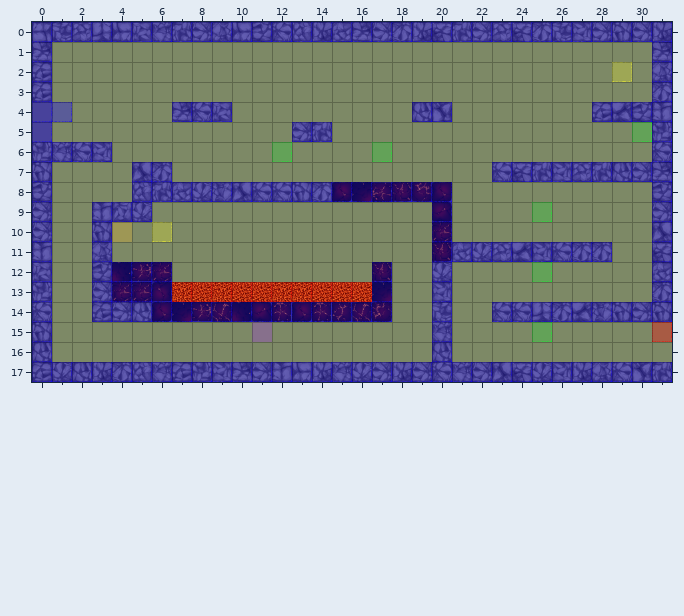
Level history. Tiled map: Spellington/src/res/map/mapDungeon5.tmx. The picture above is the old version.
Cells are 50x50 px. Shown: x 0..31, y 0..17.
Once edited:
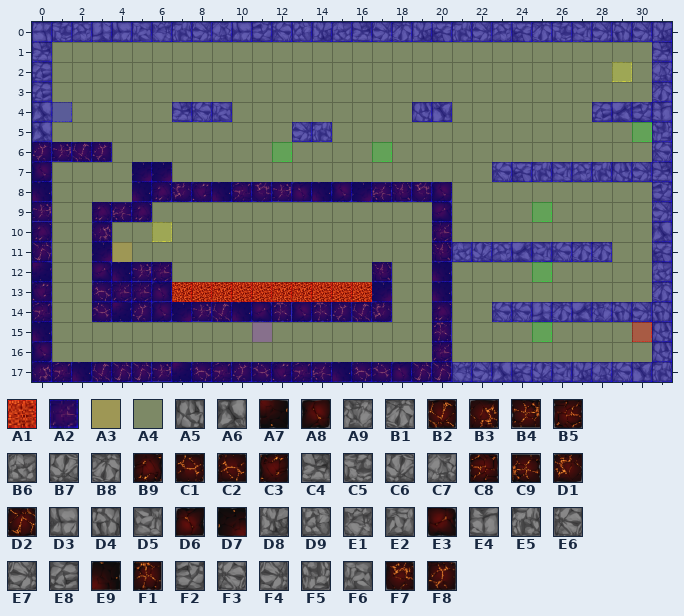
Key: from "collisionTile": A1 0, A2 3, A3 7, A4 11; from "dungeonTile": A5 1, A6 3, A7 6, A8 7, A9 8, B1 9, B2 12, B3 13, B4 14, B5 15, B6 16, B7 17, B8 18, B9 20, C1 21, C2 22, C3 23, C4 24, C5 25, C6 26, C7 27, C8 28, C9 29, D1 30, D2 31, D3 33, D4 34, D5 35, D6 36, D7 37, D8 41, D9 42, E1 43, E2 44, E3 45, E4 48, E5 49, E6 50, E7 51, E8 52, E9 53, F1 54, F2 56, F3 57, F4 58, F5 59, F6 61, F7 62, F8 63.
__ is an empty cell.
Tiles replaced or removed in this view: A1, A3, A4, A5, A6, A9, B1, B6, B7, B8, C4, C5, C6, C7, D3, D4, D5, D8, D9, E1, E2, E4, E5, E6, E7, E8, F2, F3, F4, F5, F6.
See-through tiles are keyed as they look on the map.
Diff:
Changed rows in their new state; .. is an unchanged cell.
Layer "terrain":
first column x 0:
 4 A6 .. .. .. .. .. .. .. .. .. .. .. .. .. .. .. .. .. .. .. .. .. .. .. .. .. .. .. .. .. .. ..
 5 A6 .. .. .. .. .. .. .. .. .. .. .. .. .. .. .. .. .. .. .. .. .. .. .. .. .. .. .. .. .. .. ..
 6 F8 B4 B2 F8 .. .. .. .. .. .. .. .. .. .. .. .. .. .. .. .. .. .. .. .. .. .. .. .. .. .. .. ..
 7 A8 .. .. .. .. D7 D7 .. .. .. .. .. .. .. .. .. .. .. .. .. .. .. .. .. .. .. .. .. .. .. .. ..
 8 E9 .. .. .. .. E9 B9 D1 C3 E9 C8 F7 B4 D6 E9 .. .. .. .. .. .. .. .. .. .. .. .. .. .. .. .. ..
 9 B4 .. .. B9 C9 B9 .. .. .. .. .. .. .. .. .. .. .. .. .. .. .. .. .. .. .. .. .. .. .. .. .. ..
10 B9 .. .. B3 .. .. .. .. .. .. .. .. .. .. .. .. .. .. .. .. .. .. .. .. .. .. .. .. .. .. .. ..
11 D2 .. .. D7 .. .. .. .. .. .. .. .. .. .. .. .. .. .. .. .. .. .. .. .. .. .. .. .. .. .. .. ..
12 A7 .. .. E3 .. .. .. .. .. .. .. .. .. .. .. .. .. .. .. .. E9 .. .. .. .. .. .. .. .. .. .. ..
13 C3 .. .. C2 .. .. .. .. .. .. .. .. .. .. .. .. .. .. .. .. E9 .. .. .. .. .. .. .. .. .. .. ..
14 C8 .. .. C1 A7 F8 .. .. .. .. .. .. .. .. .. .. .. .. .. .. B9 .. .. .. .. .. .. .. .. .. .. ..
15 E9 .. .. .. .. .. .. .. .. .. .. .. .. .. .. .. .. .. .. .. F1 .. .. .. .. .. .. .. .. .. .. A5
16 A8 .. .. .. .. .. .. .. .. .. .. .. .. .. .. .. .. .. .. .. B5 .. .. .. .. .. .. .. .. .. .. A5
17 B3 C8 E9 B2 D2 D2 B4 A7 C2 C8 F8 C1 C3 C8 C9 E9 C2 C1 D6 D2 D2 .. .. .. .. .. .. .. .. .. .. ..
Layer "collision":
first column x 31:
15 A2
16 A2
Layer "event":
first column x 4:
10 __
11 A3
first column x 30:
15 A1 __
Pixel boxes of the changes (left, top, right, bottom) in both pictures:
changed: (32, 102, 452, 382)
changed: (632, 322, 672, 362)
